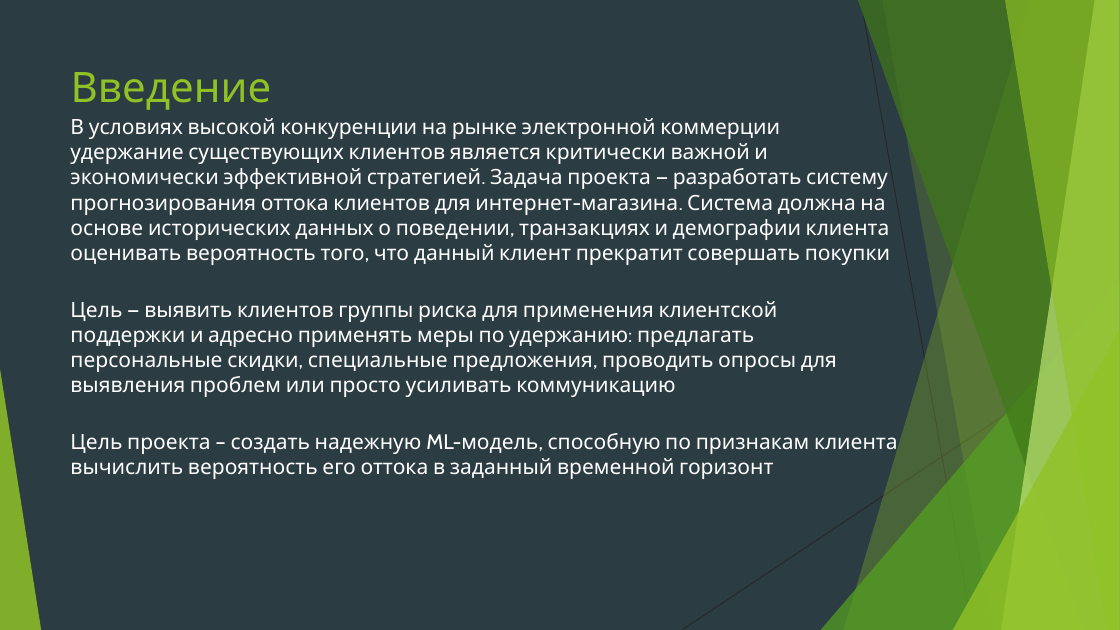
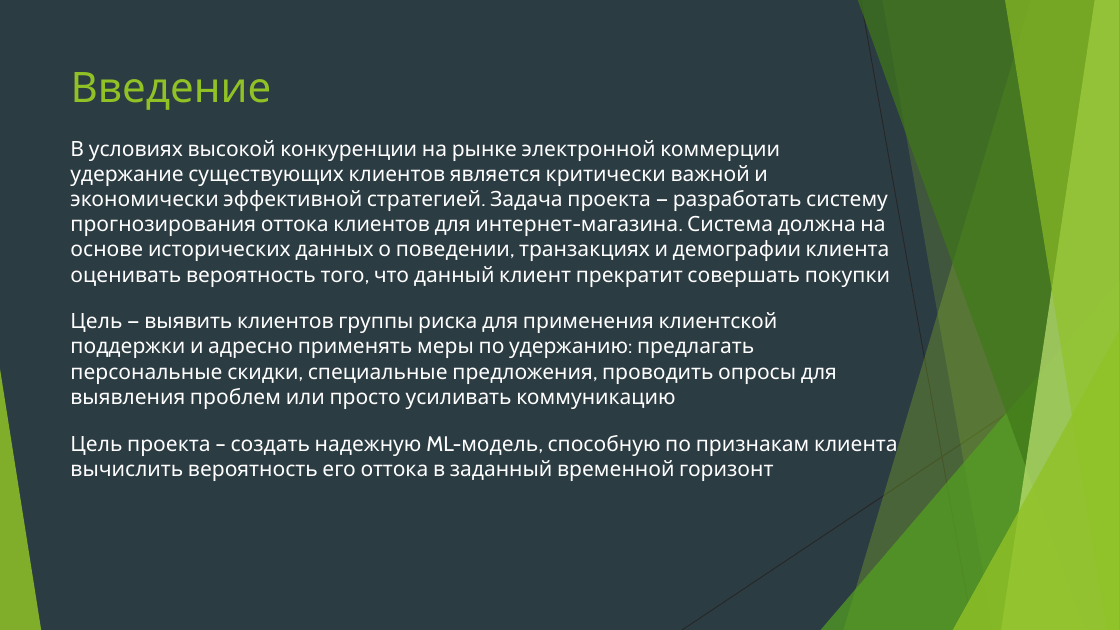
Before and after one commit to Tenager-Pro/Innopolis-AI, a slide deck: slide 2 of docs/presentation/Предсказание оттока клиентов.pptx. Drawn at 1120x630 pixels with LibreOffice and Linux fonts; fonts in the diff are those of the drawing. Boxes give left, top, right and bottom in pixels: in the first picture for what was removed or moved away, otherwise in the second. Text is boxed around its words. In the diff, an @@ line names an element or a change of style, - is before the commit and + after.

```diff
--- a/docs/presentation/Предсказание оттока клиентов.pptx
+++ b/docs/presentation/Предсказание оттока клиентов.pptx
@@ text "В условиях высокой конкуренции на ...": place and size @@
-text "В условиях высокой конкуренции на ..." at [70, 118, 890, 265]
+text "В условиях высокой конкуренции на ..." at [70, 140, 890, 287]
@@ text "Цель — выявить клиентов группы ...": place and size @@
-text "Цель — выявить клиентов группы ..." at [70, 301, 837, 397]
+text "Цель — выявить клиентов группы ..." at [70, 312, 837, 409]
```
Also in this commit, not shown: 3 other slides changed, 4 slides added, 1 slide removed, 9 other files.
